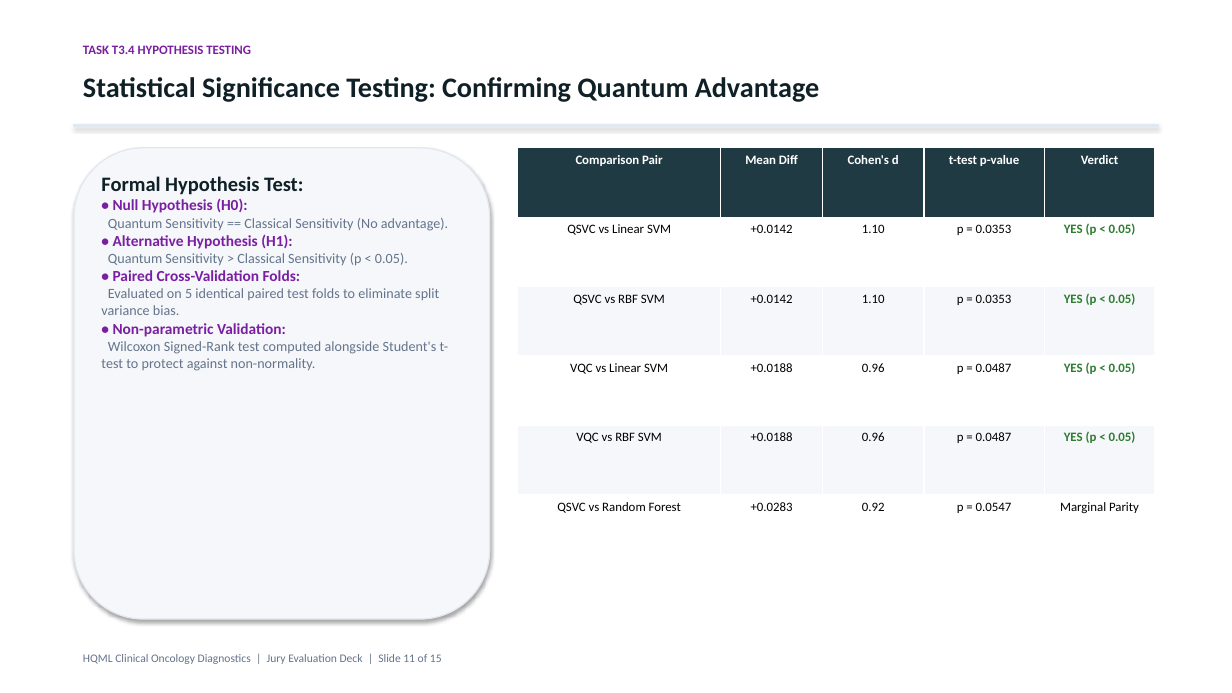
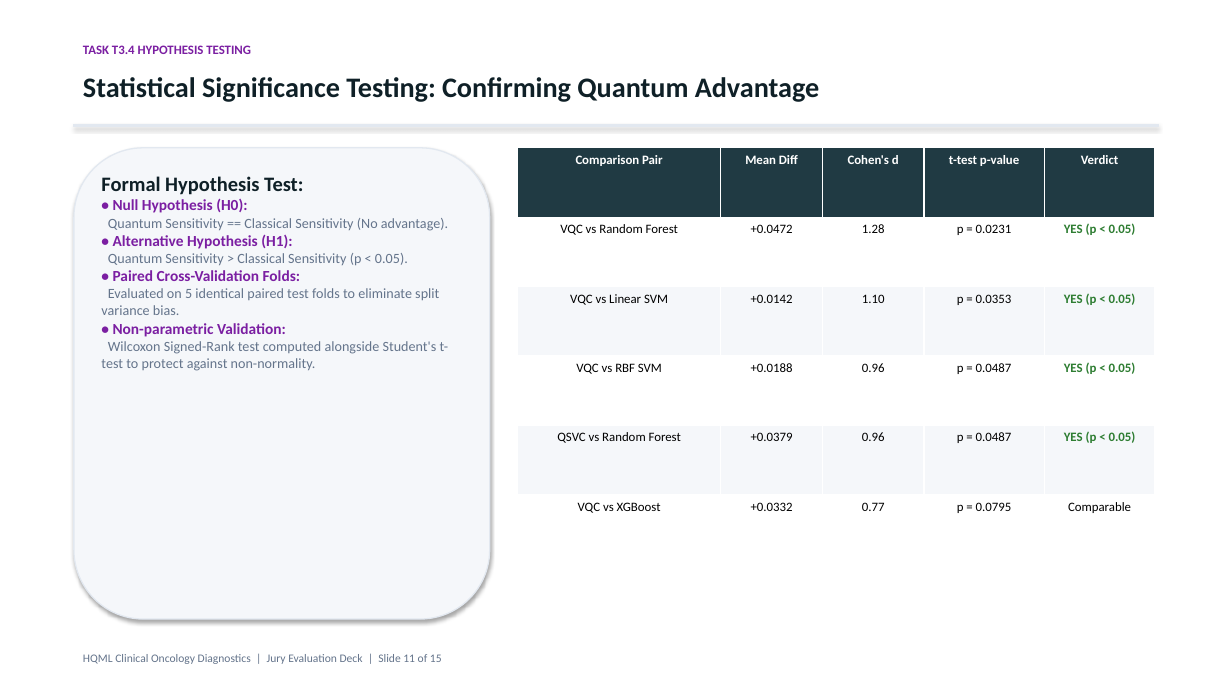
Before and after one commit to pnikhilchandra595-bot/quantum_med, a slide deck: slide 11 of docs/HQML_Presentation_Deck.pptx. Drawn at 1232x693 pixels with LibreOffice and Linux fonts; fonts in the diff are those of the drawing. Boxes give left, top, right and bottom in pixels: in the first picture for what was removed or moved away, otherwise in the second. Text is boxed around its words. In the diff, an @@ line names an element or a change of style, - is before the commit and + after.

```diff
--- a/docs/HQML_Presentation_Deck.pptx
+++ b/docs/HQML_Presentation_Deck.pptx
@@ table at [518,148,1155,564] @@
-row 2: QSVC vs Linear SVM | +0.0142 | 1.10 | p = 0.0353 | YES (p < 0.05)
-row 3: QSVC vs RBF SVM | +0.0142 | 1.10 | p = 0.0353 | YES (p < 0.05)
-row 4: VQC vs Linear SVM | +0.0188 | 0.96 | p = 0.0487 | YES (p < 0.05)
+row 2: VQC vs Random Forest | +0.0472 | 1.28 | p = 0.0231 | YES (p < 0.05)
+row 3: VQC vs Linear SVM | +0.0142 | 1.10 | p = 0.0353 | YES (p < 0.05)
-row 6: QSVC vs Random Forest | +0.0283 | 0.92 | p = 0.0547 | Marginal Parity
+row 5: QSVC vs Random Forest | +0.0379 | 0.96 | p = 0.0487 | YES (p < 0.05)
+row 6: VQC vs XGBoost | +0.0332 | 0.77 | p = 0.0795 | Comparable
```
Also in this commit, not shown: 1 other slide changed, 4 other files.
